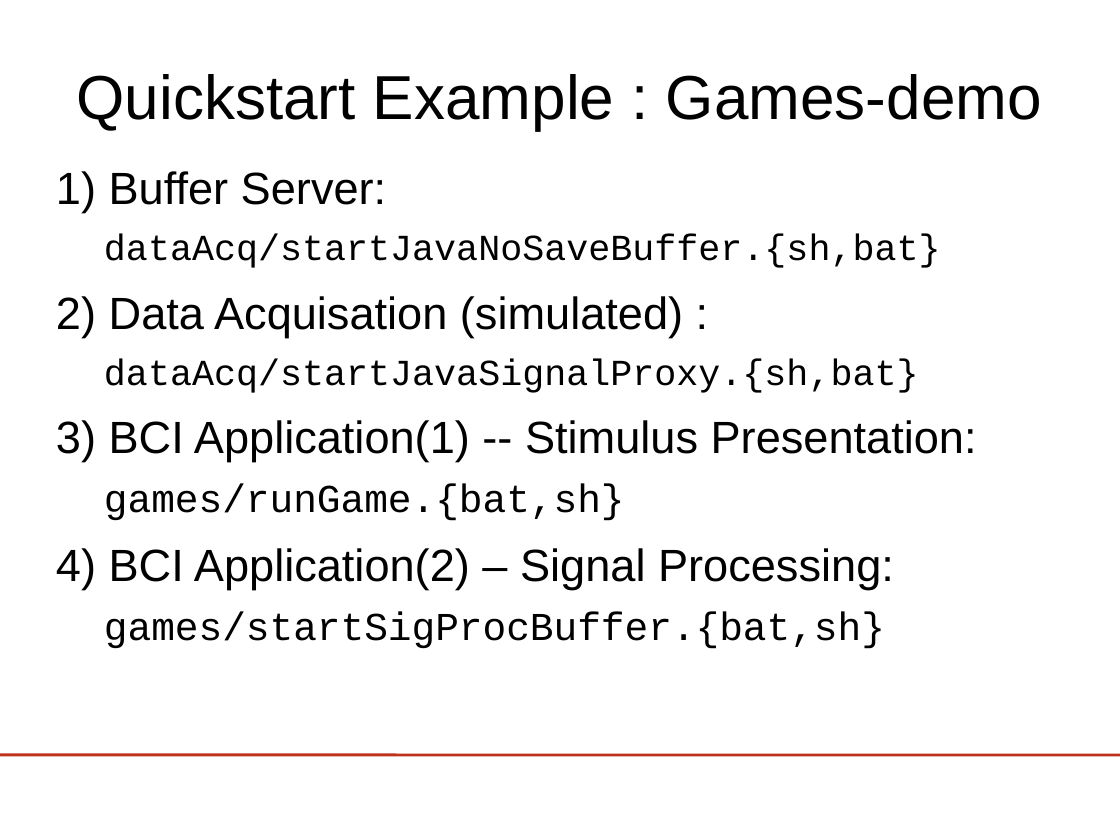
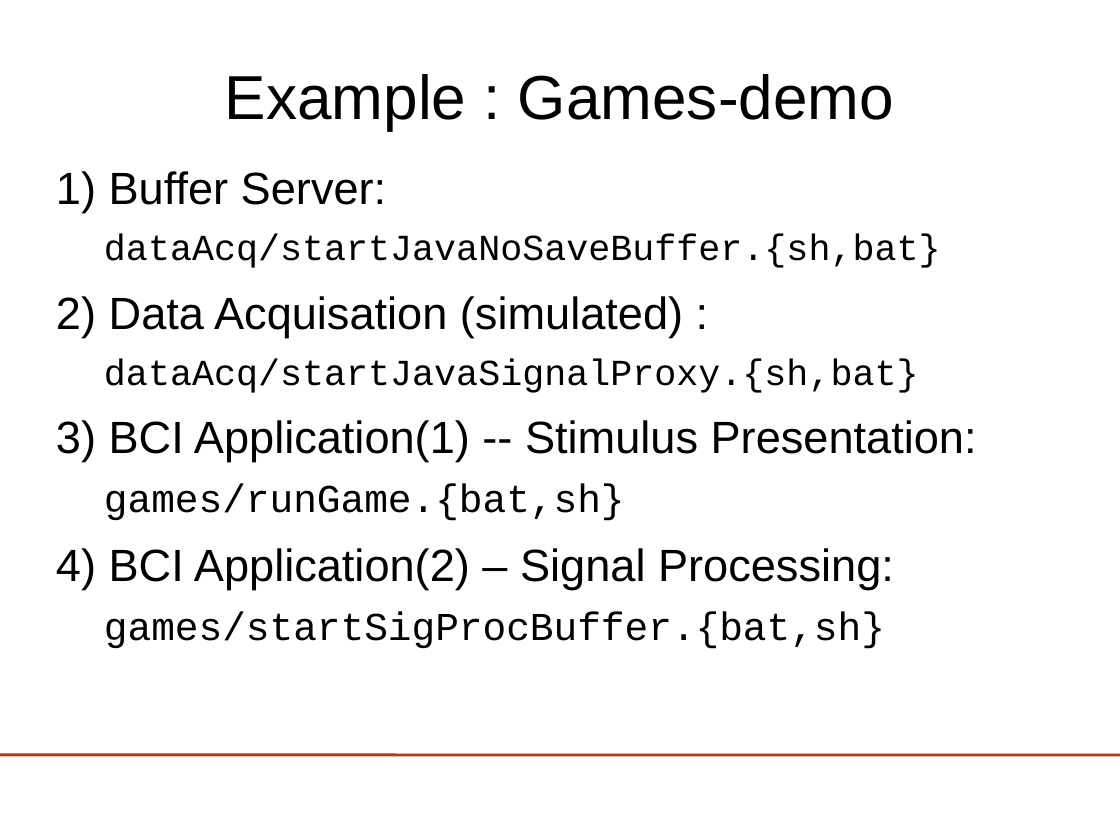
Before and after one commit to jadref/buffer_bci, a slide deck: slide 24 of tutorial/lect3-helloworld/HelloWorld_ERPViewer.odp. Drawn at 1120x840 pixels with LibreOffice and Linux fonts; fonts in the diff are those of the drawing; background and template pictures are left out. Boxes give left, top, right and bottom in pixels: in the first picture for what was removed or moved away, otherwise in the second. Text is boxed around its words. In the diff, an @@ line names an element or a change of style, - is before the commit and + after.

Commit message:
updated to include quickstart info

```diff
--- a/tutorial/lect3-helloworld/HelloWorld_ERPViewer.odp
+++ b/tutorial/lect3-helloworld/HelloWorld_ERPViewer.odp
@@ title at (x1=225, y1=74, x2=894, y2=130): text changed @@
-Quickstart Example : Games-demo
+Example : Games-demo
```
Also in this commit, not shown: 5 other slides changed, 1 slide added, 1 slide removed, 1 other file.
